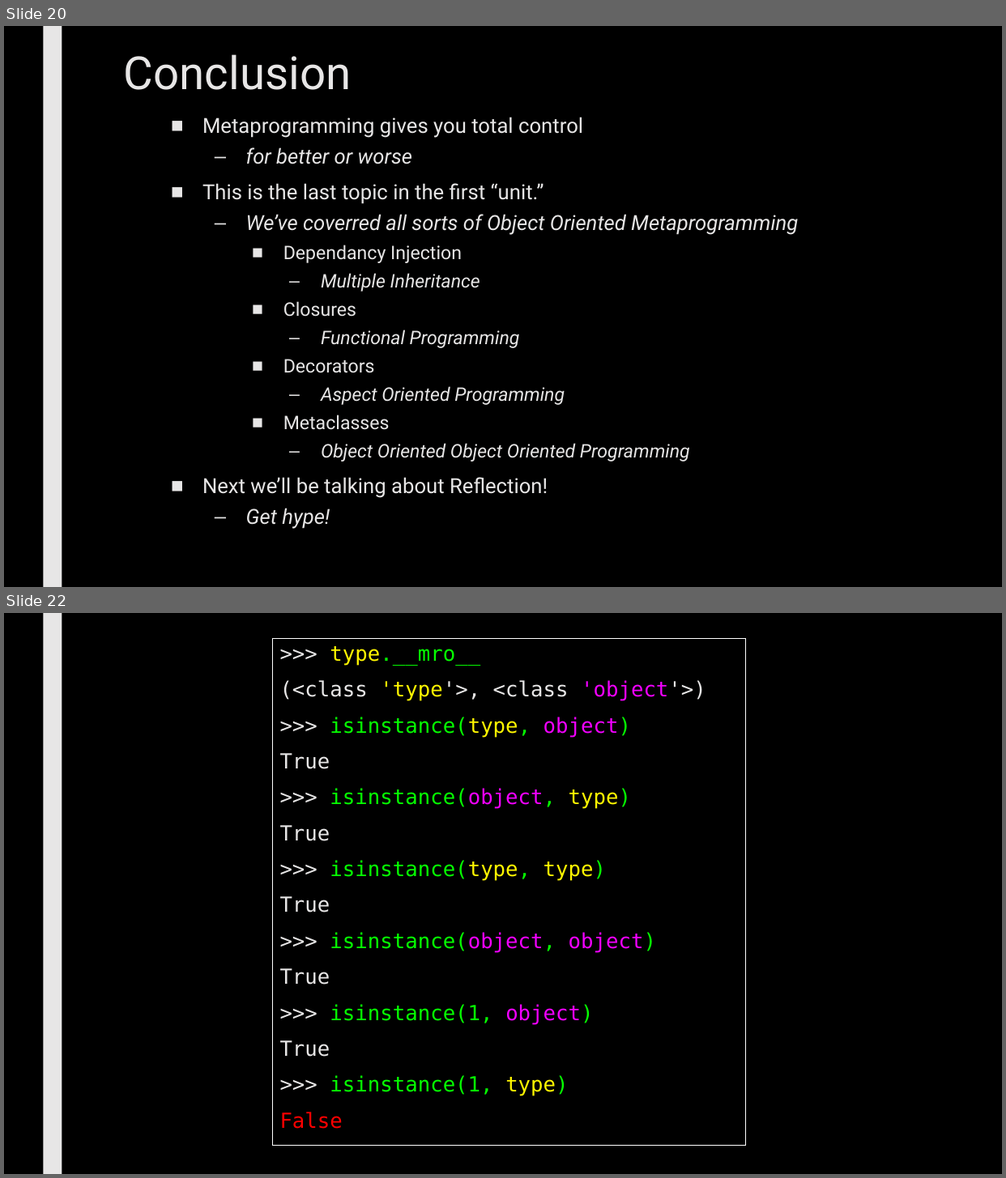
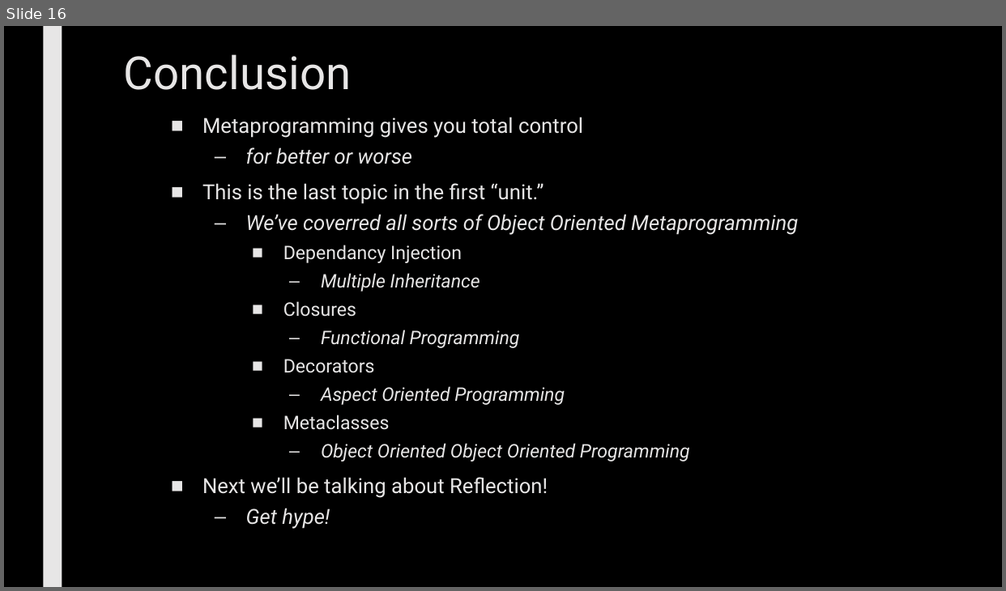
Before and after one commit to max7patek/metaprogramming, a slide deck: slides/05-Metaclasses.pptx. Shown one above the other, each under a label of ours: slides 20 and 22 before the commit, slide 16 after it; the slides between them are not shown. The pictures are 1006x1178 and 1006x591 pixels, drawn with LibreOffice and Linux fonts; fonts in the diff are those of the drawing. Boxes give left, top, right and bottom in pixels: in the first picture for what was removed or moved away, otherwise in the second. Text is boxed around its words. In the diff, an @@ line names an element or a change of style, - is before the commit and + after.

```diff
--- a/slides/05-Metaclasses.pptx
+++ b/slides/05-Metaclasses.pptx
@@ slide 22 removed at bbox=[4, 613, 1002, 1174], background #000000; not listed: 1 template element that a slide beside it also shows @@
@@ rectangle removed at bbox=[273, 638, 747, 1146] @@
->>> type.__mro__
-(<class 'type'>, <class 'object'>)
->>> isinstance(type, object)
-True
->>> isinstance(object, type)
-True
->>> isinstance(type, type)
-True
->>> isinstance(object, object)
-True
->>> isinstance(1, object)
-True
->>> isinstance(1, type)
-False
@@ what was slide 20 is now slide 16 @@
```
Also in this commit, not shown: 10 slides changed, 3 slides added, 9 other slides removed.
